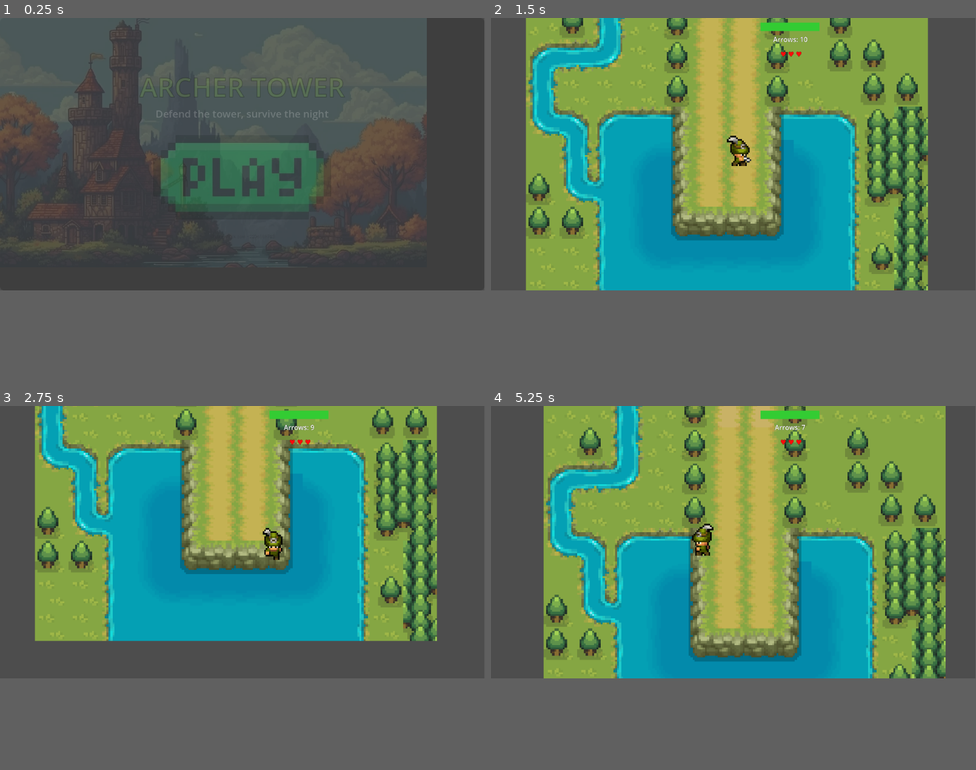
Above: before the commit, frames 1-4 (two rows, left to right).
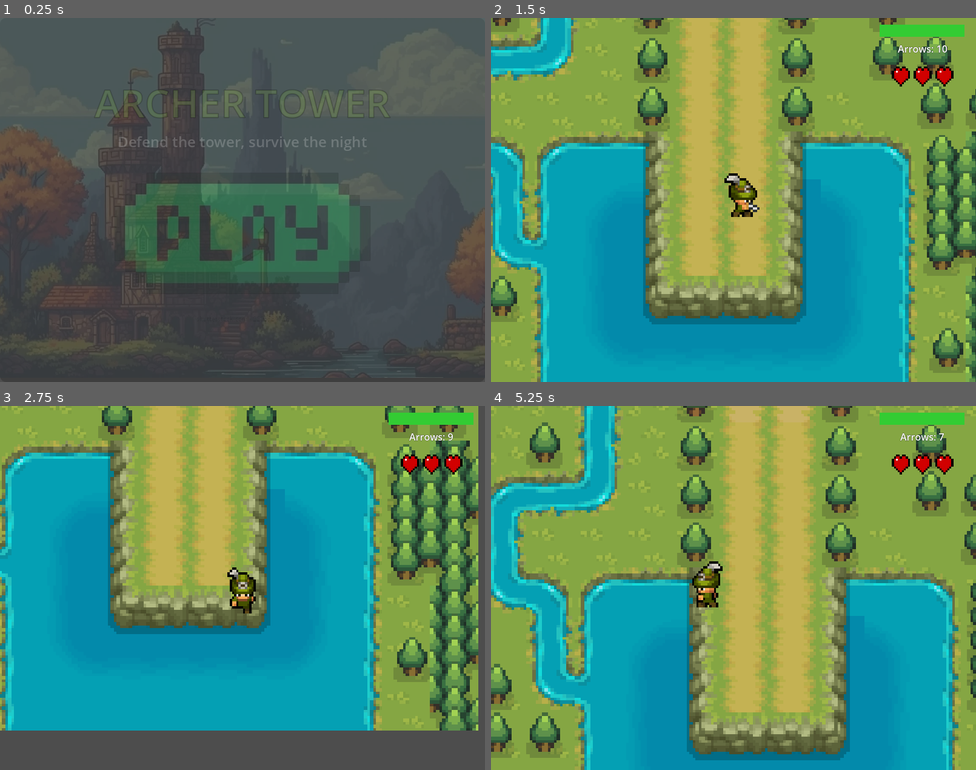
Above: after the commit, the same moments.

Repository: AethelVeritas/Dunedain
Game: Godot game, scene res://scenes/start_screen.tscn
The game is run twice, just before and just after one commit, with the same random seed, the same clock (stepped at 60 frames per second) and the same inputs.
Inputs (mouse positions are in pixels of both pictures, inside the frame that each line leads up to; where the layout moved, square brackets give the same spot in the first picture):
- Up to frame 1 (0.25 s): no input
- Up to frame 2 (1.5 s): click (733, 185) [733, 181] at 0.5 s; move the mouse to (840, 141) at 1.27 s; hold D (right) from 1.28 s (still down); click (840, 141) at 1.35 s
- Up to frame 3 (2.75 s): move the mouse to (145, 555) at 2.02 s; release D (right) at 2.03 s; hold S (down) from 2.03 s (still down); click (145, 555) at 2.1 s
- Up to frame 4 (5.25 s): move the mouse to (782, 482) at 2.77 s; release S (down) at 2.78 s; hold D (right) 2.78-3.53 s; click (782, 482) at 2.85 s; move the mouse to (709, 595) at 3.52 s; hold W (up) 3.53-4.28 s; click (709, 595) at 3.6 s; move the mouse to (879, 584) at 4.27 s; hold A (left) from 4.28 s (still down); click (879, 584) at 4.35 s; move the mouse to (588, 500) at 5.02 s; click (588, 500) at 5.1 s
The window is 799x449 before the commit and 800x600 after it. Grey fills any space a smaller window leaves; there, only what the larger window draws over its background counts as a difference.

The runs differ from the first frame. In frame 1, 27% of the frame differs, in the area x 0-100%, y 0-95%; in frame 2, 63%; in frame 3, 70%, in the area x 0-99%, y 0-90%; in frame 4, 67%.

Commit message:
add audio

Diff:
--- a/project.godot
+++ b/project.godot
@@ -20,6 +20,17 @@
 GameManager="*res://scripts/game_manager.gd"
 NavigationManager="*res://scripts/navigation_manager.gd"
 TransitionScreen="*res://scenes/transition_screen.tscn"
+ScalingManager="*res://scripts/scaling_manager.gd"
+
+[display]
+
+window/size/viewport_width=800
+window/size/viewport_height=600
+window/size/mode=3
+window/size/window_width_override=800
+window/size/window_height_override=600
+window/stretch/mode="canvas_items"
+window/stretch/aspect="expand"
 
 [global_group]
 
--- a/scenes/lives_display.tscn
+++ b/scenes/lives_display.tscn
@@ -1,18 +1,93 @@
-[gd_scene load_steps=3 format=3 uid="uid://lives_display"]
+[gd_scene load_steps=12 format=3 uid="uid://b3je7quakfg86"]
 
 [ext_resource type="Script" path="res://scripts/lives_display.gd" id="1_lives"]
+[ext_resource type="Texture2D" uid="uid://dvxftwysj00mv" path="res://sprites/HealthUI.png" id="2_8x1im"]
 
 [sub_resource type="LabelSettings" id="LivesLabelSettings"]
-font_size = 16
 font_color = Color(1, 0.2, 0.2, 1)
 outline_size = 1
 outline_color = Color(0, 0, 0, 1)
 
+[sub_resource type="AtlasTexture" id="AtlasTexture_8x1im"]
+atlas = ExtResource("2_8x1im")
+region = Rect2(0, 55, 33, 11)
+
+[sub_resource type="AtlasTexture" id="AtlasTexture_dix4e"]
+atlas = ExtResource("2_8x1im")
+region = Rect2(0, 66, 33, 11)
+
+[sub_resource type="AtlasTexture" id="AtlasTexture_txpcp"]
+atlas = ExtResource("2_8x1im")
+region = Rect2(0, 33, 33, 11)
+
+[sub_resource type="AtlasTexture" id="AtlasTexture_rvmpk"]
+atlas = ExtResource("2_8x1im")
+region = Rect2(0, 44, 33, 11)
+
+[sub_resource type="AtlasTexture" id="AtlasTexture_p10kt"]
+atlas = ExtResource("2_8x1im")
+region = Rect2(0, 11, 33, 11)
+
+[sub_resource type="AtlasTexture" id="AtlasTexture_1so3h"]
+atlas = ExtResource("2_8x1im")
+region = Rect2(0, 22, 33, 11)
+
+[sub_resource type="AtlasTexture" id="AtlasTexture_6ffq2"]
+atlas = ExtResource("2_8x1im")
+region = Rect2(0, 0, 33, 11)
+
+[sub_resource type="SpriteFrames" id="SpriteFrames_dix4e"]
+animations = [{
+"frames": [{
+"duration": 1.0,
+"texture": SubResource("AtlasTexture_8x1im")
+}, {
+"duration": 1.0,
+"texture": SubResource("AtlasTexture_dix4e")
+}],
+"loop": false,
+"name": &"0",
+"speed": 5.0
+}, {
+"frames": [{
+"duration": 1.0,
+"texture": SubResource("AtlasTexture_txpcp")
+}, {
+"duration": 1.0,
+"texture": SubResource("AtlasTexture_rvmpk")
+}],
+"loop": false,
+"name": &"1",
+"speed": 5.0
+}, {
+"frames": [{
+"duration": 1.0,
+"texture": SubResource("AtlasTexture_p10kt")
+}, {
+"duration": 1.0,
+"texture": SubResource("AtlasTexture_1so3h")
+}],
+"loop": false,
+"name": &"2",
+"speed": 5.0
+}, {
+"frames": [{
+"duration": 1.0,
+"texture": SubResource("AtlasTexture_6ffq2")
+}],
+"loop": true,
+"name": &"3",
+"speed": 5.0
+}]
+
 [node name="LivesDisplay" type="Control"]
 custom_minimum_size = Vector2(120, 20)
+layout_mode = 3
+anchors_preset = 0
 script = ExtResource("1_lives")
 
 [node name="Label" type="Label" parent="."]
+visible = false
 layout_mode = 1
 anchors_preset = 15
 anchor_right = 1.0
@@ -23,3 +98,9 @@
 label_settings = SubResource("LivesLabelSettings")
 horizontal_alignment = 1
 vertical_alignment = 1
+
+[node name="AnimatedSprite2D" type="AnimatedSprite2D" parent="."]
+position = Vector2(56, 23)
+scale = Vector2(3.265152, 3.2499995)
+sprite_frames = SubResource("SpriteFrames_dix4e")
+animation = &"0"
--- a/scenes/player.tscn
+++ b/scenes/player.tscn
@@ -1,10 +1,11 @@
-[gd_scene load_steps=66 format=3 uid="uid://bh1w0ho7ry2kq"]
+[gd_scene load_steps=67 format=3 uid="uid://bh1w0ho7ry2kq"]
 
 [ext_resource type="Script" uid="uid://clycbp5oqw18" path="res://scripts/player.gd" id="1_g2els"]
 [ext_resource type="Texture2D" uid="uid://bge6alj2sagkr" path="res://sprites/Puny-Characters/Archer-Green.png" id="2_g2els"]
 [ext_resource type="PackedScene" path="res://scenes/health_bar.tscn" id="3_qhqgy"]
 [ext_resource type="PackedScene" path="res://scenes/arrow_counter.tscn" id="4_arrow"]
-[ext_resource type="PackedScene" path="res://scenes/lives_display.tscn" id="5_lives"]
+[ext_resource type="PackedScene" uid="uid://b3je7quakfg86" path="res://scenes/lives_display.tscn" id="5_lives"]
+[ext_resource type="AudioStream" uid="uid://byftlgrw3tfmg" path="res://sprites/sounds/bow-release-bow-and-arrow-4-101936.mp3" id="6_tuyoq"]
 
 [sub_resource type="AtlasTexture" id="AtlasTexture_qhqgy"]
 atlas = ExtResource("2_g2els")
@@ -566,8 +567,6 @@
 offset_bottom = 60.0
 
 [node name="LivesDisplay" parent="AnimatedSprite2D/Camera2D/CanvasLayer" instance=ExtResource("5_lives")]
-layout_mode = 3
-anchors_preset = 0
 offset_left = 656.0
 offset_top = 75.0
 offset_right = 776.0
@@ -579,3 +578,6 @@
 [node name="CollisionShape2D" type="CollisionShape2D" parent="."]
 position = Vector2(1.1980833e-07, -2.8316584)
 shape = SubResource("RectangleShape2D_g2els")
+
+[node name="AudioStreamPlayer2D" type="AudioStreamPlayer2D" parent="."]
+stream = ExtResource("6_tuyoq")
--- a/scenes/root.tscn
+++ b/scenes/root.tscn
@@ -930,54 +930,100 @@
 texture = ExtResource("5_5sfjl")
 texture_region_size = Vector2i(40, 40)
 0:0/0 = 0
+0:0/0/physics_layer_0/polygon_0/points = PackedVector2Array(-20, -20, 20, -20, 20, 20, -20, 20)
 1:0/0 = 0
+1:0/0/physics_layer_0/polygon_0/points = PackedVector2Array(-20, -20, 20, -20, 20, 20, -20, 20)
 2:0/0 = 0
+2:0/0/physics_layer_0/polygon_0/points = PackedVector2Array(-20, -20, 20, -20, 20, 20, -20, 20)
 3:0/0 = 0
+3:0/0/physics_layer_0/polygon_0/points = PackedVector2Array(-20, -20, 20, -20, 20, 20, -20, 20)
 5:0/0 = 0
 7:0/0 = 0
+7:0/0/physics_layer_0/polygon_0/points = PackedVector2Array(-20, -20, 20, -20, 20, 20, -20, 20)
 8:0/0 = 0
+8:0/0/physics_layer_0/polygon_0/points = PackedVector2Array(-20, -20, 20, -20, 20, 20, -20, 20)
 9:0/0 = 0
+9:0/0/physics_layer_0/polygon_0/points = PackedVector2Array(-20, -20, 20, -20, 20, 20, -20, 20)
 10:0/0 = 0
+10:0/0/physics_layer_0/polygon_0/points = PackedVector2Array(-20, -20, 20, -20, 20, 20, -20, 20)
 11:0/0 = 0
+11:0/0/physics_layer_0/polygon_0/points = PackedVector2Array(-20, -20, 20, -20, 20, 20, -20, 20)
 12:0/0 = 0
+12:0/0/physics_layer_0/polygon_0/points = PackedVector2Array(-20, -20, 20, -20, 20, 20, -20, 20)
 13:0/0 = 0
+13:0/0/physics_layer_0/polygon_0/points = PackedVector2Array(-20, -20, 20, -20, 20, 20, -20, 20)
 14:0/0 = 0
+14:0/0/physics_layer_0/polygon_0/points = PackedVector2Array(-20, -20, 20, -20, 20, 20, -20, 20)
 15:0/0 = 0
+15:0/0/physics_layer_0/polygon_0/points = PackedVector2Array(-20, -20, 20, -20, 20, 20, -20, 20)
 16:0/0 = 0
+16:0/0/physics_layer_0/polygon_0/points = PackedVector2Array(-20, -20, 20, -20, 20, 20, -20, 20)
 0:1/0 = 0
+0:1/0/physics_layer_0/polygon_0/points = PackedVector2Array(-20, -20, 20, -20, 20, 20, -20, 20)
 1:1/0 = 0
+1:1/0/physics_layer_0/polygon_0/points = PackedVector2Array(-20, -20, 20, -20, 20, 20, -20, 20)
 2:1/0 = 0
 3:1/0 = 0
+3:1/0/physics_layer_0/polygon_0/points = PackedVector2Array(-20, -20, 20, -20, 20, 20, -20, 20)
 4:1/0 = 0
+4:1/0/physics_layer_0/polygon_0/points = PackedVector2Array(-20, -20, 20, -20, 20, 20, -20, 20)
 5:1/0 = 0
+5:1/0/physics_layer_0/polygon_0/points = PackedVector2Array(-20, -20, 20, -20, 20, 20, -20, 20)
 6:1/0 = 0
+6:1/0/physics_layer_0/polygon_0/points = PackedVector2Array(-20, -20, 20, -20, 20, 20, -20, 20)
 7:1/0 = 0
+7:1/0/physics_layer_0/polygon_0/points = PackedVector2Array(-20, -20, 20, -20, 20, 20, -20, 20)
 8:1/0 = 0
+8:1/0/physics_layer_0/polygon_0/points = PackedVector2Array(-20, -20, 20, -20, 20, 20, -20, 20)
 9:1/0 = 0
+9:1/0/physics_layer_0/polygon_0/points = PackedVector2Array(-20, -20, 20, -20, 20, 20, -20, 20)
 10:1/0 = 0
+10:1/0/physics_layer_0/polygon_0/points = PackedVector2Array(-20, -20, 20, -20, 20, 20, -20, 20)
 11:1/0 = 0
+11:1/0/physics_layer_0/polygon_0/points = PackedVector2Array(-20, -20, 20, -20, 20, 20, -20, 20)
 12:1/0 = 0
+12:1/0/physics_layer_0/polygon_0/points = PackedVector2Array(-20, -20, 20, -20, 20, 20, -20, 20)
 13:1/0 = 0
+13:1/0/physics_layer_0/polygon_0/points = PackedVector2Array(-20, -20, 20, -20, 20, 20, -20, 20)
 14:1/0 = 0
+14:1/0/physics_layer_0/polygon_0/points = PackedVector2Array(-20, -20, 20, -20, 20, 20, -20, 20)
 15:1/0 = 0
+15:1/0/physics_layer_0/polygon_0/points = PackedVector2Array(-20, -20, 20, -20, 20, 20, -20, 20)
 16:1/0 = 0
+16:1/0/physics_layer_0/polygon_0/points = PackedVector2Array(-20, -20, 20, -20, 20, 20, -20, 20)
 0:2/0 = 0
+0:2/0/physics_layer_0/polygon_0/points = PackedVector2Array(-20, -20, 20, -20, 20, 20, -20, 20)
 1:2/0 = 0
+1:2/0/physics_layer_0/polygon_0/points = PackedVector2Array(-20, -20, 20, -20, 20, 20, -20, 20)
 2:2/0 = 0
+2:2/0/physics_layer_0/polygon_0/points = PackedVector2Array(-20, -20, 20, -20, 20, 20, -20, 20)
 3:2/0 = 0
+3:2/0/physics_layer_0/polygon_0/points = PackedVector2Array(-20, -20, 20, -20, 20, 20, -20, 20)
 5:2/0 = 0
 7:2/0 = 0
+7:2/0/physics_layer_0/polygon_0/points = PackedVector2Array(-20, -20, 20, -20, 20, 20, -20, 20)
 8:2/0 = 0
+8:2/0/physics_layer_0/polygon_0/points = PackedVector2Array(-20, -20, 20, -20, 20, 20, -20, 20)
 9:2/0 = 0
+9:2/0/physics_layer_0/polygon_0/points = PackedVector2Array(-20, -20, 20, -20, 20, 20, -20, 20)
 10:2/0 = 0
+10:2/0/physics_layer_0/polygon_0/points = PackedVector2Array(-20, -20, 20, -20, 20, 20, -20, 20)
 11:2/0 = 0
+11:2/0/physics_layer_0/polygon_0/points = PackedVector2Array(-20, -20, 20, -20, 20, 20, -20, 20)
 12:2/0 = 0
+12:2/0/physics_layer_0/polygon_0/points = PackedVector2Array(-20, -20, 20, -20, 20, 20, -20, 20)
 13:2/0 = 0
+13:2/0/physics_layer_0/polygon_0/points = PackedVector2Array(-20, -20, 20, -20, 20, 20, -20, 20)
 14:2/0 = 0
+14:2/0/physics_layer_0/polygon_0/points = PackedVector2Array(-20, -20, 20, -20, 20, 20, -20, 20)
 15:2/0 = 0
+15:2/0/physics_layer_0/polygon_0/points = PackedVector2Array(-20, -20, 20, -20, 20, 20, -20, 20)
 16:2/0 = 0
+16:2/0/physics_layer_0/polygon_0/points = PackedVector2Array(-20, -20, 20, -20, 20, 20, -20, 20)
 17:2/0 = 0
+17:2/0/physics_layer_0/polygon_0/points = PackedVector2Array(-20, -20, 20, -20, 20, 20, -20, 20)
 18:2/0 = 0
+18:2/0/physics_layer_0/polygon_0/points = PackedVector2Array(-20, -20, 20, -20, 20, 20, -20, 20)
 
 [sub_resource type="TileSet" id="TileSet_7pvxh"]
 tile_size = Vector2i(40, 40)
@@ -995,12 +1041,12 @@
 
 [node name="TileMapLayer" type="TileMapLayer" parent="."]
 position = Vector2(8, 0)
-tile_map_data = PackedByteArray("AAD+/wAAAwADAAEAAAD+////AwA …(1216 unchanged characters)… AAAAAAAD7//r/BQABAAIAAAD8//r/BQARAAIAAAD9//r/BQARAAIAAAD+//r/BQARAAIAAAD///r/BQARAAIAAAAAAPr/BQARAAIAAAABAPr/BQA …(3467 unchanged characters)…
+tile_map_data = PackedByteArray("AAD+/wAAAwADAAEAAAD+////AwA …(1216 unchanged characters)… AAAAAAAD7//r/BQABAAIAAAD8//r/BQARAAIAAAD///r/BQARAAIAAAAAAPr/BQARAAIAAAABAPr/BQA …(3467 unchanged characters)…
 tile_set = SubResource("TileSet_7pvxh")
 
 [node name="TileMapLayer2" type="TileMapLayer" parent="."]
 position = Vector2(8, 0)
-tile_map_data = PackedByteArray("AAD+/wAAAwADAAEAAAD+////AwA …(1296 unchanged characters)… JAAEAAAAFAPv/BAAJAAEAAAAFAPr/BAAJAAAAAAD+//r/AwAPAAEAAAD9//r/AwAPAAEAAAD5//P/BAARAAEAAAACAPH/BAARAAEAAAADAPr/BAARAAEAAAA=")
+tile_map_data = PackedByteArray("AAD+/wAAAwADAAEAAAD+////AwA …(1296 unchanged characters)… JAAEAAAAFAPv/BAAJAAEAAAAFAPr/BAAJAAAAAAD5//P/BAARAAEAAAACAPH/BAARAAEAAAADAPr/BAARAAEAAAD9//r/AwAPAAEAAAD+//r/AwAPAAEAAAA=")
 tile_set = SubResource("TileSet_7pvxh")
 
 [node name="Turret" parent="." instance=ExtResource("4_sqa0i")]
--- a/scenes/start_screen.tscn
+++ b/scenes/start_screen.tscn
@@ -1,8 +1,12 @@
-[gd_scene load_steps=7 format=3 uid="uid://od1uv6fufcp5"]
+[gd_scene load_steps=11 format=3 uid="uid://od1uv6fufcp5"]
 
 [ext_resource type="Script" uid="uid://bbsy7oaul87uh" path="res://scripts/start_screen.gd" id="1_script"]
 [ext_resource type="Texture2D" uid="uid://bw3vwr4gp45ul" path="res://sprites/buttons/pixel-play-button-vector-illustration-260nw-2206589713-removebg-preview.png" id="2_o7i0r"]
 [ext_resource type="Texture2D" uid="uid://bacrsre887cg7" path="res://sprites/background.webp" id="3_he1sj"]
+[ext_resource type="Texture2D" uid="uid://dqiq3x3b7f6rp" path="res://sprites/3.png" id="4_3"]
+[ext_resource type="Texture2D" uid="uid://c8h2n6q8x7j8a" path="res://sprites/tower 2 Idle/2.png" id="5_2"]
+[ext_resource type="Texture2D" uid="uid://b2k4m7p9y1n5c" path="res://sprites/tower 2 Idle/1.png" id="6_1"]
+[ext_resource type="Texture2D" uid="uid://f3g6h8j0k2l4m" path="res://sprites/tower 2 Idle/3.png" id="7_0"]
 
 [sub_resource type="StyleBoxFlat" id="StyleBoxFlat_background"]
 bg_color = Color(0, 0, 0, 0.8)
--- a/scripts/lives_display.gd
+++ b/scripts/lives_display.gd
@@ -1,6 +1,7 @@
 extends Control
 
 @onready var label: Label = $Label
+@onready var animated_sprite_2d: AnimatedSprite2D = $AnimatedSprite2D
 
 func _ready():
 	update_lives(GameManager.get_player_lives())
@@ -19,3 +20,7 @@
 			label.modulate = Color(1, 0.5, 0.2, 1) # Orange
 		else:
 			label.modulate = Color(0.8, 0.8, 0.8, 1) # Gray/white
+	if animated_sprite_2d:
+		var animation_name = str(current_lives)
+		if animated_sprite_2d.sprite_frames.has_animation(animation_name):
+			animated_sprite_2d.play(animation_name)
--- a/scripts/player.gd
+++ b/scripts/player.gd
@@ -9,6 +9,7 @@
 @onready var health_bar: Control = $AnimatedSprite2D/Camera2D/CanvasLayer/HealthBar
 @onready var arrow_counter: Control = $AnimatedSprite2D/Camera2D/CanvasLayer/ArrowCounter
 @onready var lives_display: Control = $AnimatedSprite2D/Camera2D/CanvasLayer/LivesDisplay
+@onready var bow_audio: AudioStreamPlayer2D = $AudioStreamPlayer2D
 
 var player_state
 var is_dead: bool = false
@@ -50,6 +51,7 @@
 
 		# Wait for animation timing
 		await get_tree().create_timer(0.4).timeout # <-- full shoot anim duration
+		bow_audio.play()
 
 		# Spawn arrow mid-animation (adjust timing if needed)
 		var arrow_instance = arrow.instantiate()
Binary file added: sprites/HealthUI.png
Not shown, added: sprites/HealthUI.png.import
Not shown, added: sprites/sounds/bow-release-bow-and-arrow-4-101936.mp3.import
Not shown, added: sprites/sounds/bow-release-bow-and-arrow-4-101936.mp3
